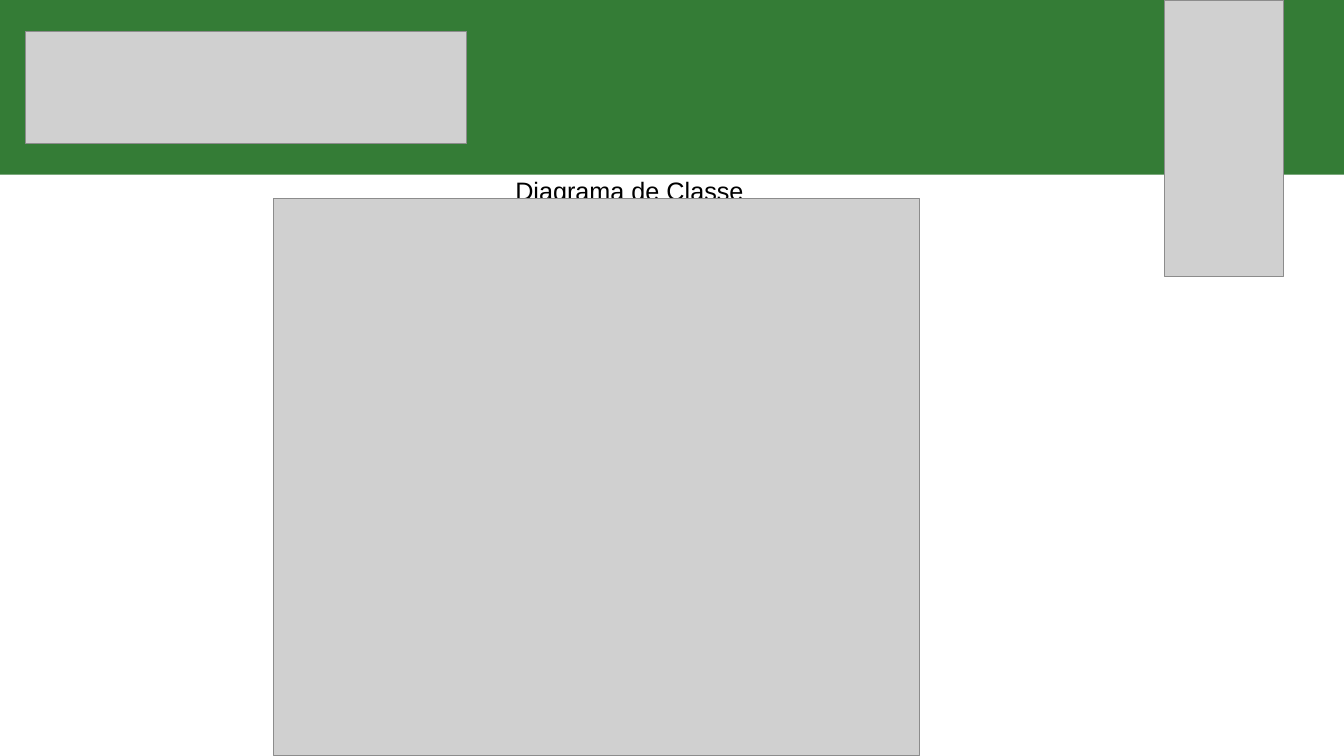
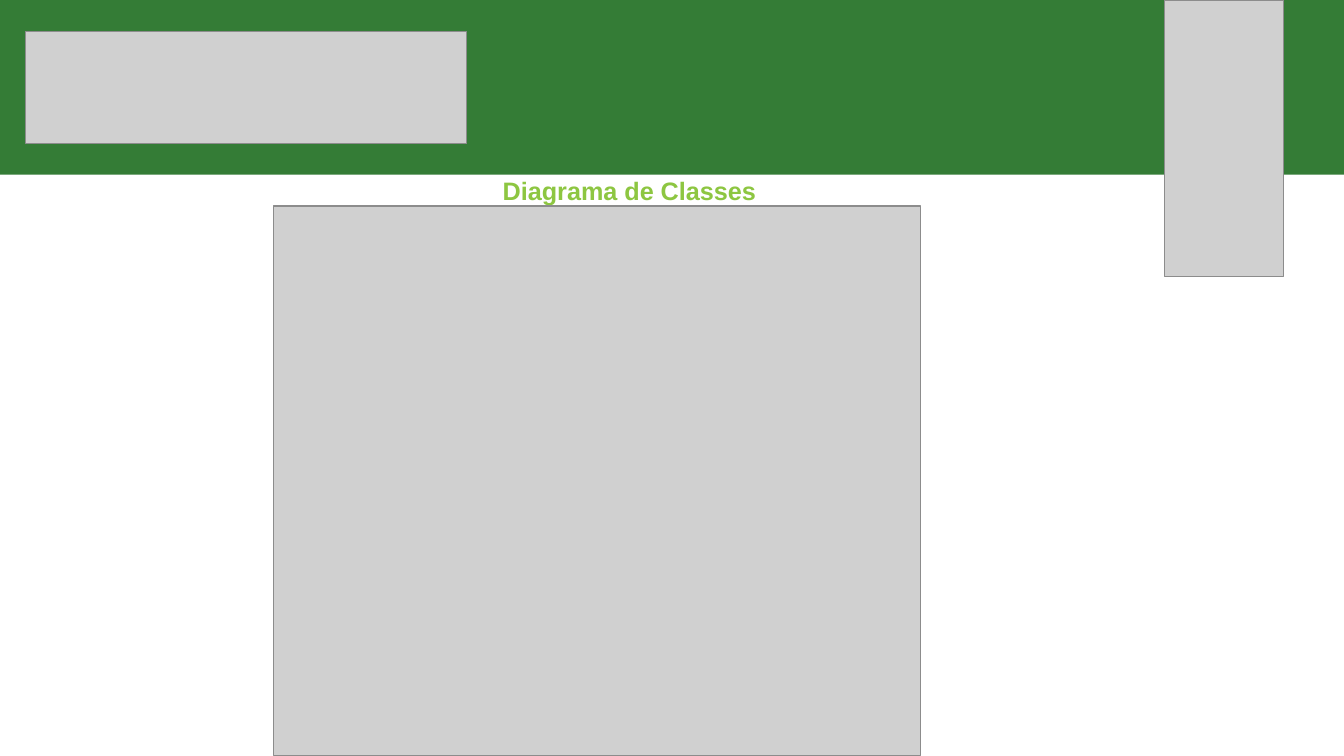
Before and after one commit to fabioportovasques/projeto-sus, a slide deck: slide 4 of segunda entrega/segunda entrega.pptx (slide 2 before the commit). Drawn at 1344x756 pixels with LibreOffice and Linux fonts; fonts in the diff are those of the drawing; grey boxes stand for pictures. Boxes give left, top, right and bottom in pixels: in the first picture for what was removed or moved away, otherwise in the second. Text is boxed around its words. In the diff, an @@ line names an element or a change of style, - is before the commit and + after.

```diff
--- a/segunda entrega/segunda entrega.pptx
+++ b/segunda entrega/segunda entrega.pptx
@@ picture: place and size @@
-picture at <box>274,199,921,756</box>
+picture at <box>274,206,921,756</box>
@@ text at <box>503,181,756,206</box>: text changed; text colour #000000 to #8DC641; bold on @@
-Diagrama de Classe
+Diagrama de Classes
```
Also in this commit, not shown: 2 other slides changed, 2 slides added, 1 other file.
